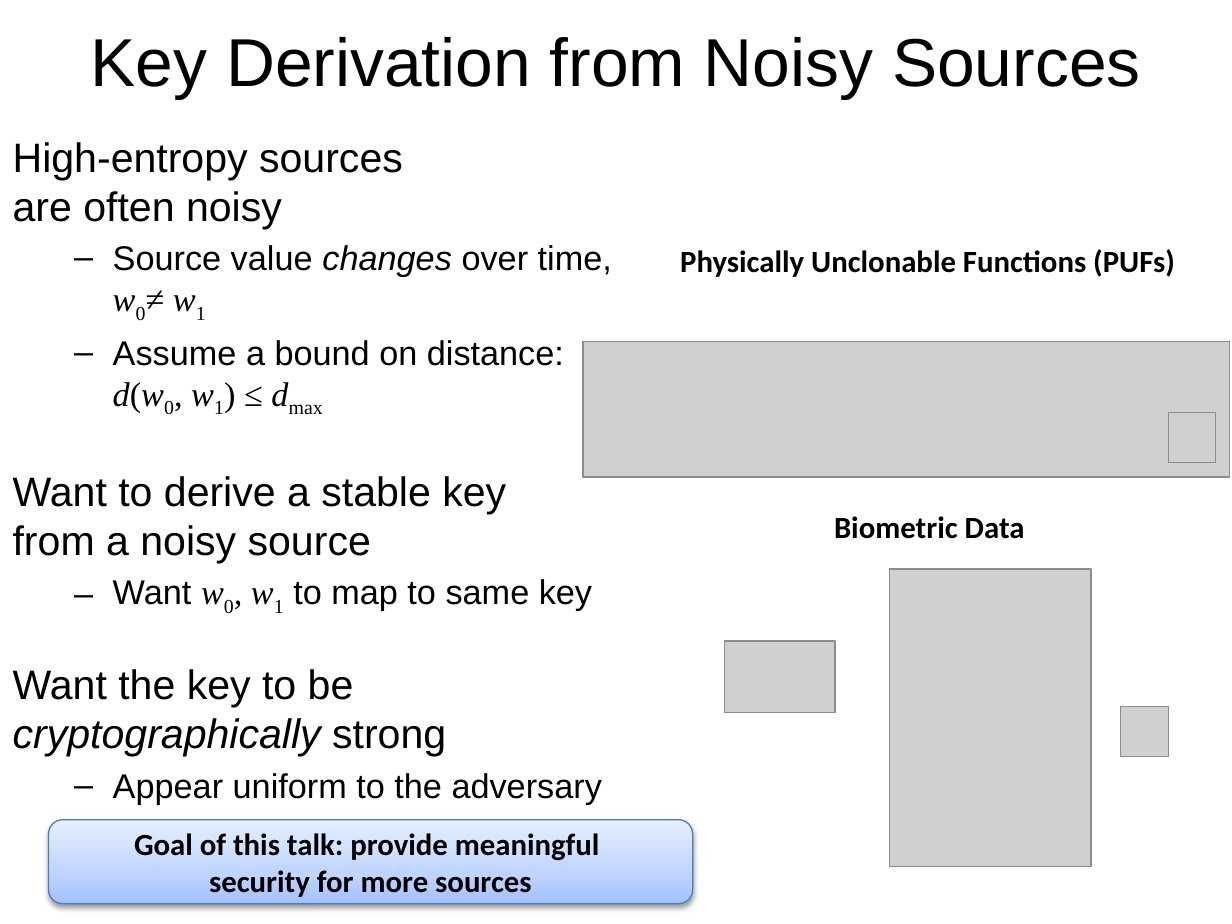
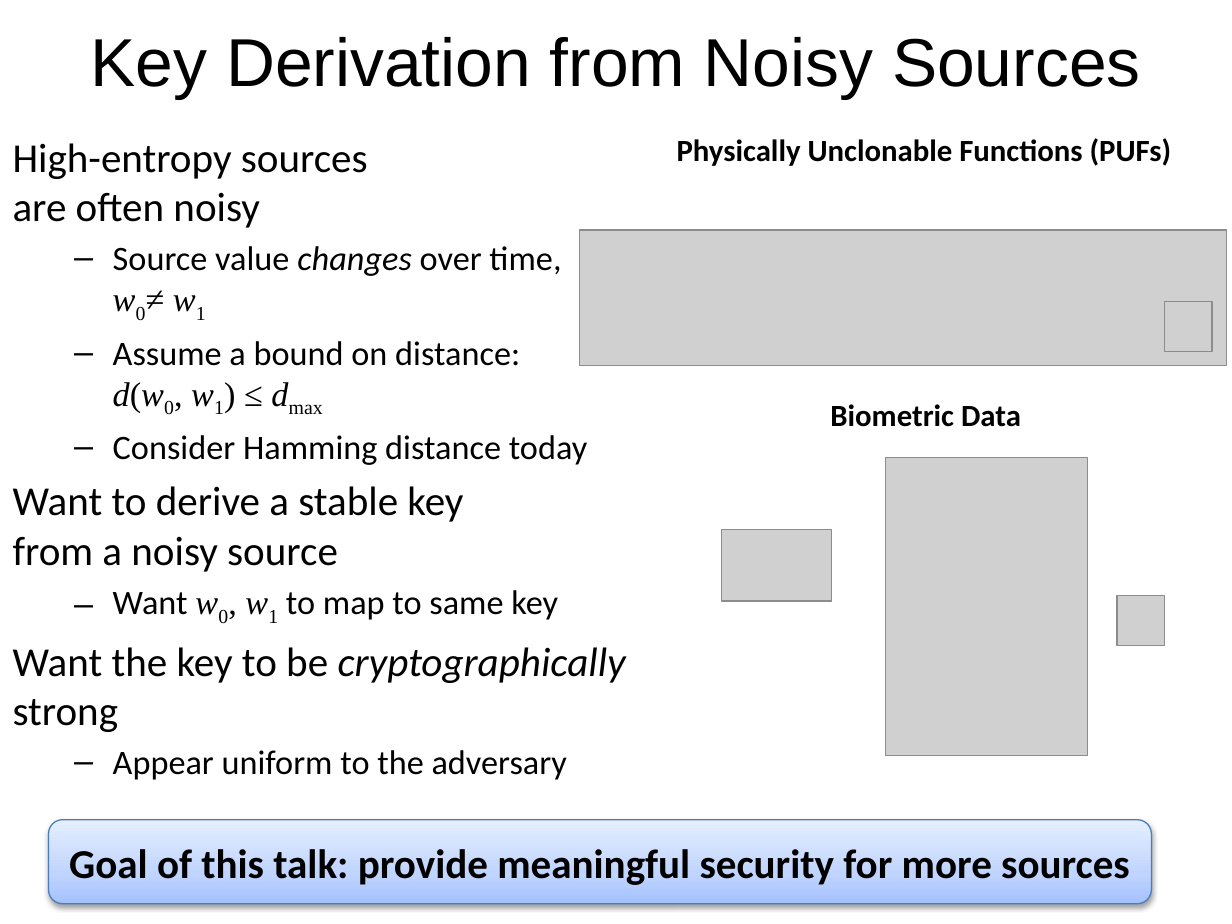
Before and after one commit to xianruimeng/comp-fuzzy-ext, a slide deck: slide 2 of ComputationalFuzzyExtractors-Asiacrypt.pptx. Drawn at 1232x924 pixels with LibreOffice and Linux fonts; fonts in the diff are those of the drawing; grey boxes stand for pictures. Boxes give left, top, right and bottom in pixels: in the first picture for what was removed or moved away, otherwise in the second. Text is boxed around its words. In the diff, an @@ line names an element or a change of style, - is before the commit and + after.

```diff
--- a/ComputationalFuzzyExtractors-Asiacrypt.pptx
+++ b/ComputationalFuzzyExtractors-Asiacrypt.pptx
@@ text at box(13, 143, 626, 780): font Arial to Calibri in "High-entropy sources are often noisy", "Source value changes over time,", "Assume a bound on distance:", "Want to derive a stable key from ..." and 3 more places @@
@@ text "Physically Unclonable Functions (PUFs)": place and size @@
-text "Physically Unclonable Functions (PUFs)" at box(680, 249, 1175, 277)
+text "Physically Unclonable Functions (PUFs)" at box(677, 138, 1172, 166)
@@ picture added at box(1164, 302, 1212, 352) @@
@@ 3 pictures, 1 text: place and size @@
-3 pictures, 1 text at box(583, 341, 1230, 867)
+3 pictures, 1 text at box(579, 230, 1226, 755)
@@ picture removed at box(1168, 413, 1216, 463) @@
@@ text at box(113, 435, 588, 465): paragraph added @@
+  – Consider Hamming distance today
@@ picture added at box(1117, 595, 1165, 646) @@
@@ picture removed at box(1121, 707, 1169, 758) @@
@@ rounded rectangle "Goal of this talk: provide ...": place and size @@
-rounded rectangle "Goal of this talk: provide ..." at box(48, 819, 692, 903)
+rounded rectangle "Goal of this talk: provide ..." at box(48, 819, 1151, 903)
@@ rounded rectangle "Goal of this talk: provide ..." at box(48, 819, 1151, 903): size 18 to 24 pt @@
```
Also in this commit, not shown: 15 other slides changed, 2 slides added.
